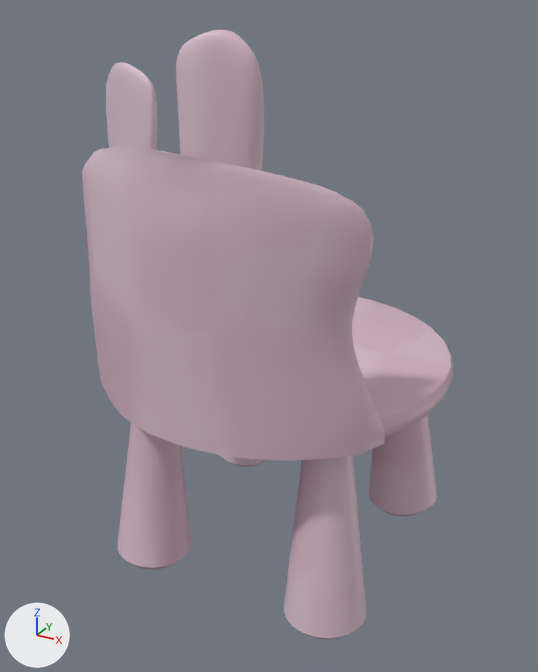
Renders of the FBX model Dust-Bunnies/Assets/Art Assets/Environment_Art/Props/chairs/bunnychair.fbx from each side of a commit.
Rendered twice from a 50 mm lens placed at (1.51, -2.55, 2.39), pointed at (0.03, 0.14, 1.05). The axes (+X, +Y, +Z) are drawn at lower left. The lights are the same throughout. The older version comes first. Where no turn or scale is listed for an object, it has been applied to the vertices.

The first picture shows 'chair'.
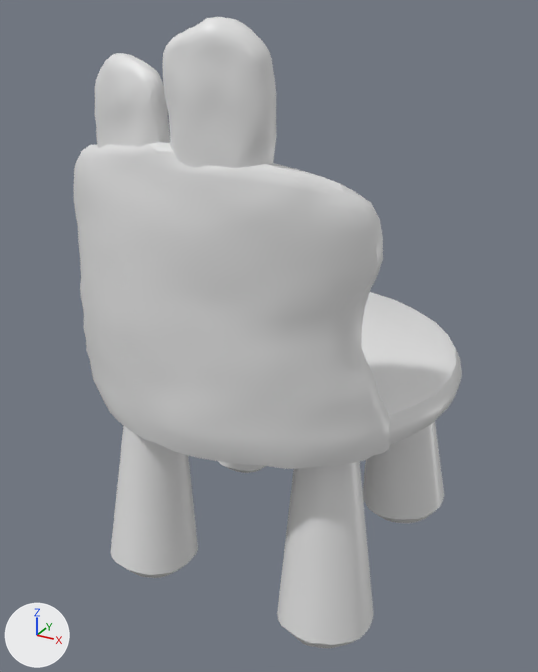
Pixel boxes (x1, y1, x2, y2) of what changed, in the pictures (538 x 672 px):
'chair', reshaped
    before: (82, 30, 453, 640)
    after: (74, 17, 462, 648)
part 1 of me_cylinder_001, added
    after: (95, 53, 170, 148)
part 2 of me_cylinder_001, added
    after: (162, 17, 277, 168)
part 3 of me_cylinder_001, added
    after: (74, 142, 390, 469)
part 4 of me_cylinder_001, added
    after: (362, 292, 462, 445)
part 5 of me_cylinder_001, added
    after: (218, 461, 266, 473)
part 6 of me_cylinder_001, added
    after: (363, 421, 444, 523)
part 7 of me_cylinder_001, added
    after: (277, 462, 374, 648)
part 8 of me_cylinder_001, added
    after: (110, 426, 198, 578)

Edits to the bpy script that builds the scene:
```text
Add mat_outline_shader:
    mat_outline_shader = principled_material('outline_shader')
    mat_outline_shader.base_color = (0.8, 0.8, 0.8)  # white #e7e7e7
    mat_outline_shader.roughness = 0.4
Change me_cylinder_001:
    used by ob_chair; location = (0.0, 0.0, 0.0)
    remove me_cylinder_001.from_pydata(...)  # 3540 vertices, 3384 faces; spans x -0.73..0.83, y -0.59..0.99, z -0.05..2.33
    add me_cylinder_001.from_pydata(...)  # 7080 vertices, 6768 faces; spans x -0.77..0.87, y -0.63..1.02, z -0.08..2.37
    me_cylinder_001 part 1: a new loose piece of 988 vertices spanning x -0.34..0.01, y -0.58..-0.38, z 1.43..2.26, in mat_outline_shader (white #e7e7e7)
    me_cylinder_001 part 2: a new loose piece of 988 vertices spanning x 0.03..0.39, y -0.6..-0.43, z 1.53..2.37, in mat_outline_shader (white #e7e7e7)
    me_cylinder_001 part 3: a new loose piece of 988 vertices spanning x -0.68..0.75, y -0.63..-0.1, z 0.83..2.0, in mat_outline_shader (white #e7e7e7)
    me_cylinder_001 part 4: a new loose piece of 192 vertices spanning x -0.77..0.87, y -0.61..1.02, z 0.84..1.03, in mat_outline_shader (white #e7e7e7)
    me_cylinder_001 part 5: a new loose piece of 96 vertices spanning x -0.62..-0.21, y 0.45..0.87, z -0.03..0.98, in mat_outline_shader (white #e7e7e7)
    me_cylinder_001 part 6: a new loose piece of 96 vertices spanning x 0.34..0.76, y 0.45..0.87, z -0.04..0.97, in mat_outline_shader (white #e7e7e7)
    me_cylinder_001 part 7: a new loose piece of 96 vertices spanning x 0.31..0.73, y -0.46..-0.05, z -0.07..0.94, in mat_outline_shader (white #e7e7e7)
    me_cylinder_001 part 8: a new loose piece of 96 vertices spanning x -0.6..-0.17, y -0.47..-0.05, z -0.08..0.93, in mat_outline_shader (white #e7e7e7)
    add me_cylinder_001.materials.append(mat_outline_shader)  # white #e7e7e7
```
